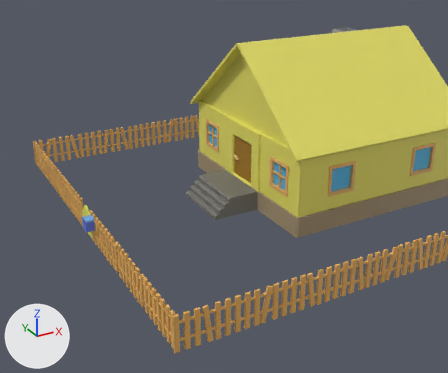
Renders of the Blender file testing/MapPrototype/models/ruralHouse.blend from each side of a commit.
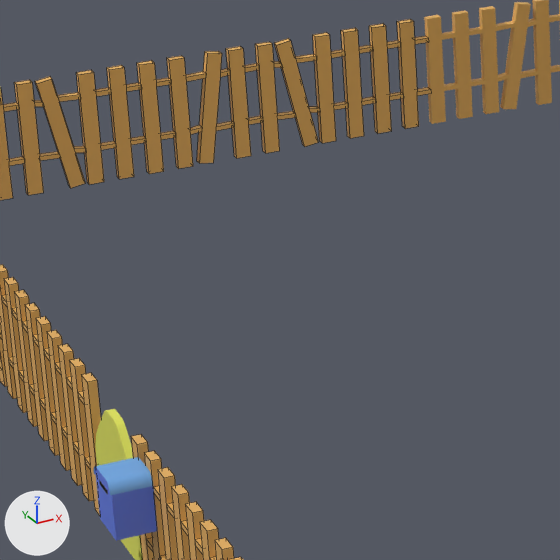
Old and new are each drawn from a 50 mm lens placed at (-20.26, -25.74, 13.73), pointed at (-4.4, 3.11, -0.7) and again close up on the part from 14% to 40% of the width and 32% to 63% of the height. Arrows for +X, +Y and +Z are at lower left; the lights stay in place. The close-ups show mesh edges as thin lines.

Names of what the first close-up shows: '1', '6', '8', 'door', 'mailbox'.
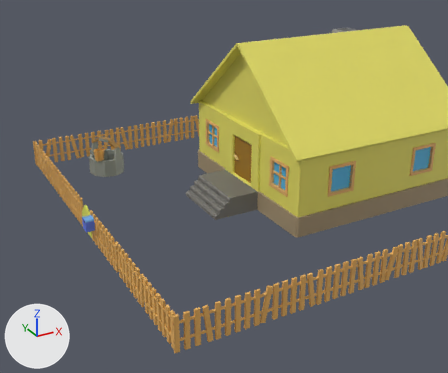
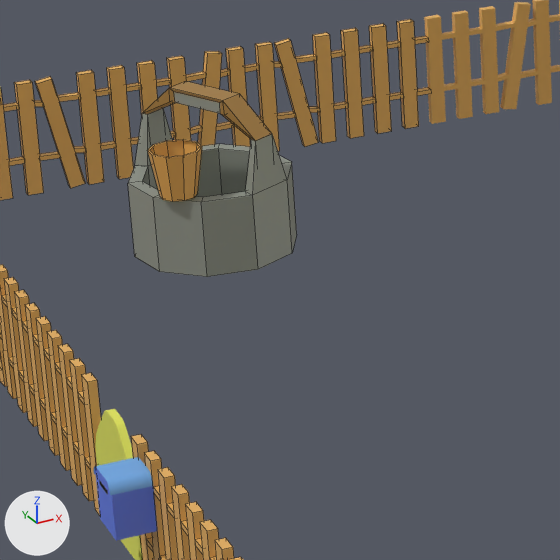
Location of each change, (x1, y1, x2, y2) in pixels of the close-ups (560 x 560 px):
'pit', added
    after: (128, 81, 297, 277)
    faces in mat_pit (grey #91968c): (128, 92, 297, 277)
    faces in mat_pit_wooden (brown #a57d40): (143, 81, 272, 141)
'bucket', added
    after: (147, 139, 202, 202)

What changed in the scene script:
```text
Add mat_pit:
    mat_pit = principled_material('pit')
    mat_pit.base_color = (0.281, 0.303, 0.261)  # grey #90968c
Add mat_pit_wooden:
    mat_pit_wooden = principled_material('pit_wooden')
    mat_pit_wooden.base_color = (0.376, 0.204, 0.0516)  # brown #a57d40
Add mat_bucket_main:
    mat_bucket_main = principled_material('bucket_main')
    mat_bucket_main.base_color = (0.8, 0.414, 0.0964)  # orange #e7ac57
Add me_cylinder_003:
    me_cylinder_003.from_pydata(...)  # 97 vertices, 76 faces, 10 loose edges; spans x -0.95..0.95, y -1.0..1.0, z -1.0..1.93
    # faces by material slot: [56, 20]
    me_cylinder_003.materials.append(mat_pit)  # grey #90968c
    me_cylinder_003.materials.append(mat_pit_wooden)  # brown #a57d40
Add me_cylinder_002:
    me_cylinder_002.from_pydata(...)  # 30 vertices, 21 faces; spans x -0.98..0.98, y -1.03..1.03, z 0.02..2.02
    me_cylinder_002.materials.append(mat_bucket_main)  # orange #e7ac57
Add ob_pit:
    ob_pit = bpy.data.objects.new('pit', me_cylinder_003)
    ob_pit.location = (-10.0, 7.04, 0.68)
    ob_pit.rotation_euler = (0.0, 0.0, -1.07)  # degrees (0, 0, -61)
    ob_pit.scale = (1.0, 1.0, 0.682)
Add ob_bucket:
    ob_bucket = bpy.data.objects.new('bucket', me_cylinder_002)
    ob_bucket.location = (-10.6, 6.44, 0.97)
    ob_bucket.scale = (0.31, 0.295, 0.295)
```
